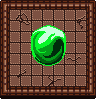
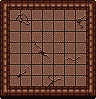
The second w=96, h=99 image is a revision of the first. Changes to its layers:
removed layer "Layer 26" over [51, 36, 60, 41]
removed layer "Layer 20 copy" over [31, 25, 66, 66]
